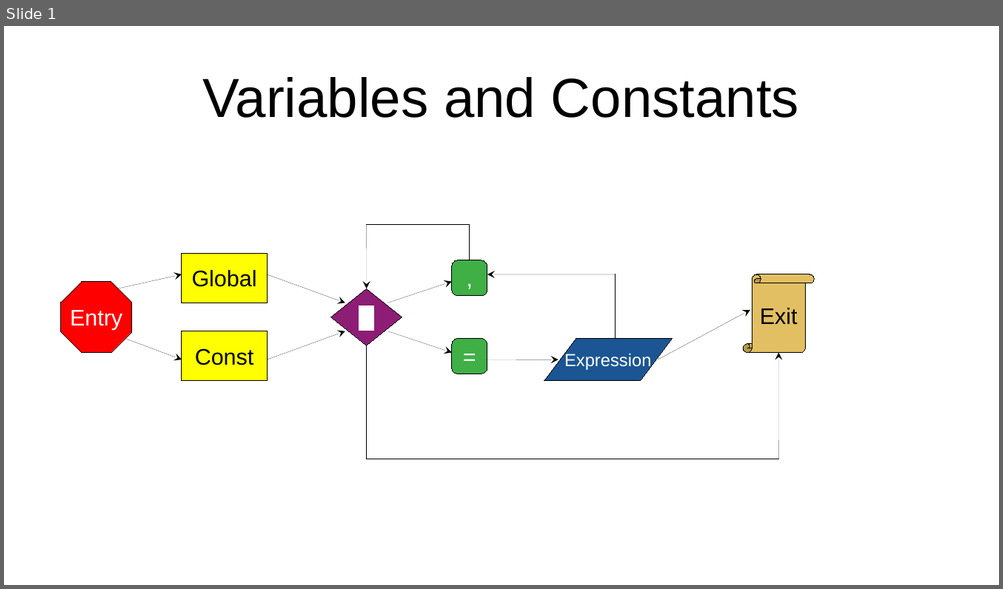
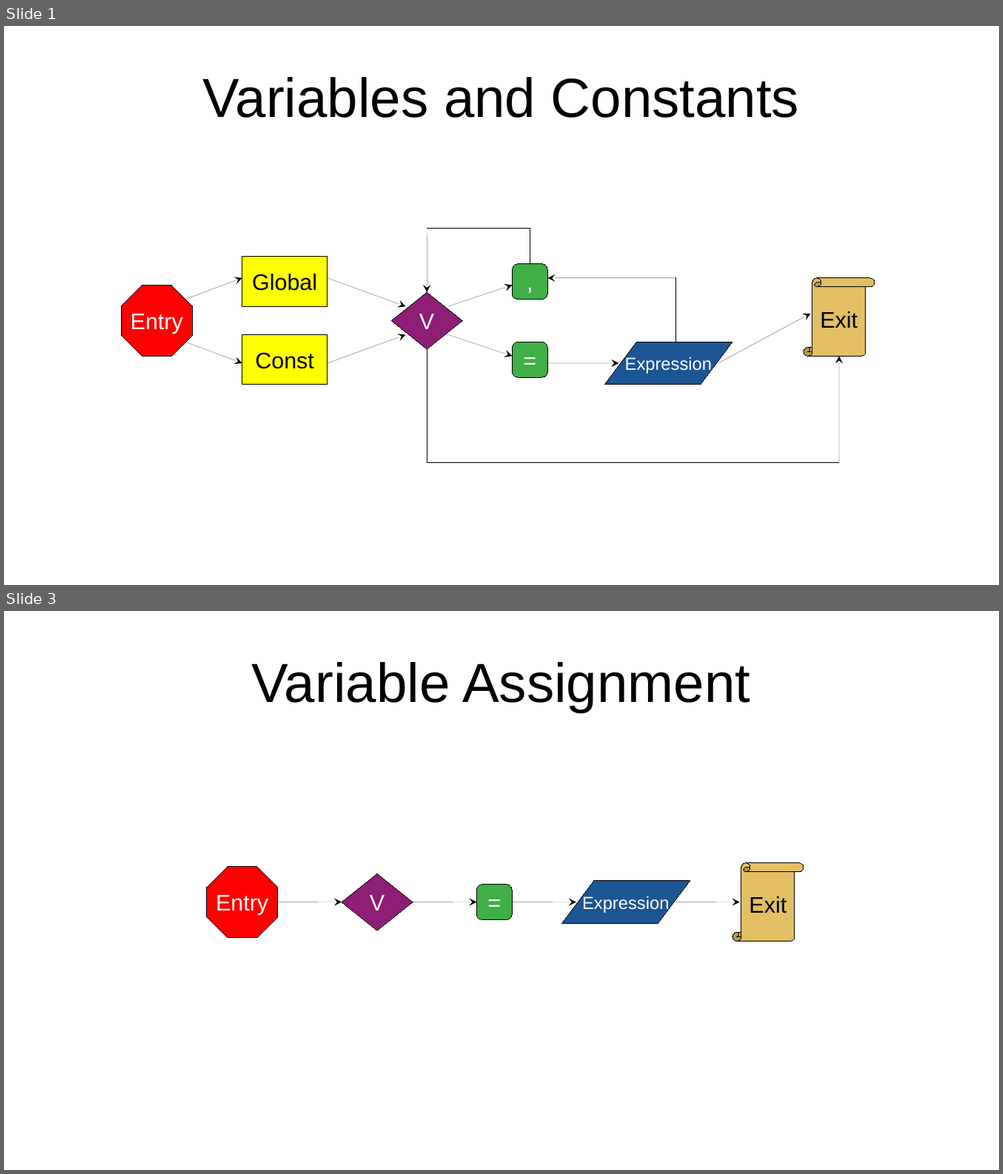
Before and after one commit to SparkFountain/BlitzBasicScript, a slide deck: assets/Grammar.odp. Shown one above the other, each under a label of ours: slide 1 before the commit, slides 1 and 3 after it; the slides between them are not shown. The pictures are 1003x589 and 1003x1174 pixels, drawn with LibreOffice and Linux fonts; fonts in the diff are those of the drawing. Boxes give left, top, right and bottom in pixels: in the first picture for what was removed or moved away, otherwise in the second. Text is boxed around its words. In the diff, an @@ line names an element or a change of style, - is before the commit and + after.

```diff
--- a/assets/Grammar.odp
+++ b/assets/Grammar.odp
@@ slide 3 added at (4, 611, 999, 1170), background #FFFFFF @@
@@ title added at (252, 662, 750, 712), 44 pt, text #000000 @@
+Variable Assignment
@@ octagon added at (207, 866, 279, 937), fill #FF0000, outline #000000 0 pt, 18 pt, text #FFFFFF @@
+Entry
@@ diamond added at (341, 874, 412, 931), fill #8D1D75, outline #000000 0 pt, 18 pt, text #FFFFFF @@
+V
@@ vertical scroll added at (732, 863, 804, 943), fill #E2BF63, outline #000000 0 pt, 18 pt, text #000000 @@
+Exit
@@ rounded rectangle added at (477, 885, 512, 920), fill #3FAF46, outline #000000 0 pt, 18 pt, text #FFFFFF @@
+=
@@ parallelogram added at (562, 881, 690, 923), fill #1B5593, outline #000000 0 pt, 14 pt, text #FFFFFF @@
+Expression
@@ arrow added from (278, 903) to (341, 903), #000000 0 pt @@
@@ arrow added from (412, 903) to (477, 903), #000000 0 pt @@
@@ arrow added from (512, 903) to (576, 903), #000000 0 pt @@
@@ arrow added from (675, 903) to (740, 903), #000000 0 pt @@
@@ slide 1 changed as well @@
@@ arrow moved from (118, 289) - (182, 275) to (185, 300) - (242, 278) @@
@@ 10 arrows, 5 lines, 2 rectangles, 2 rounded rectangles, 1 diamond, 1 octagon, 1 parallelogram, 1 vertical scroll: place and size @@
-10 arrows, 5 lines, 2 rectangles, 2 rounded rectangles, 1 diamond, 1 octagon, 1 parallelogram, 1 vertical scroll at (61, 224, 814, 459)
+10 arrows, 5 lines, 2 rectangles, 2 rounded rectangles, 1 diamond, 1 octagon, 1 parallelogram, 1 vertical scroll at (122, 228, 875, 463)
@@ diamond "V" at (391, 292, 463, 349): highlight #FFFFFF to none @@
```
Also in this commit, not shown: 4 other slides changed, 8 other slides added.
